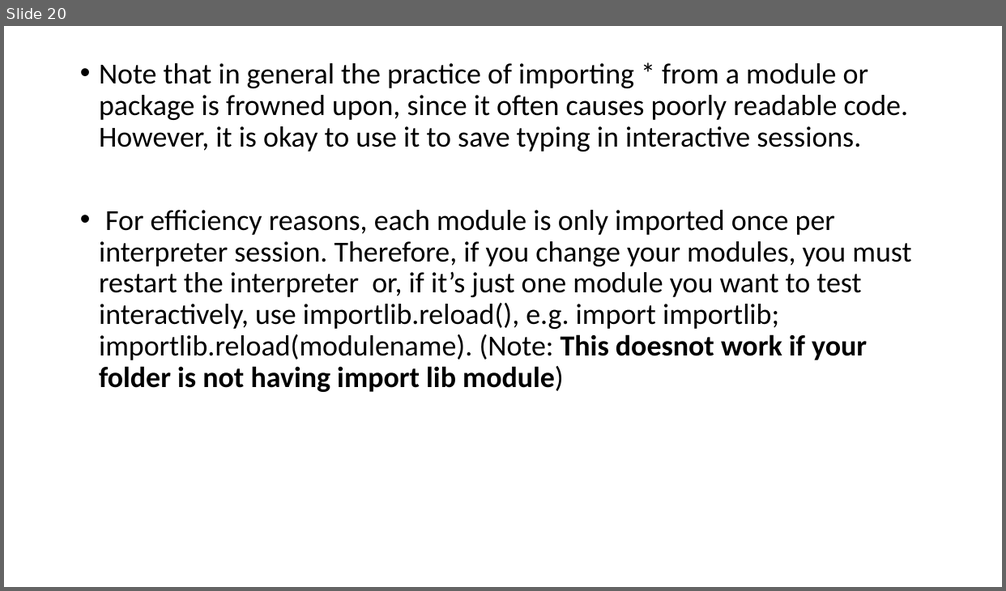
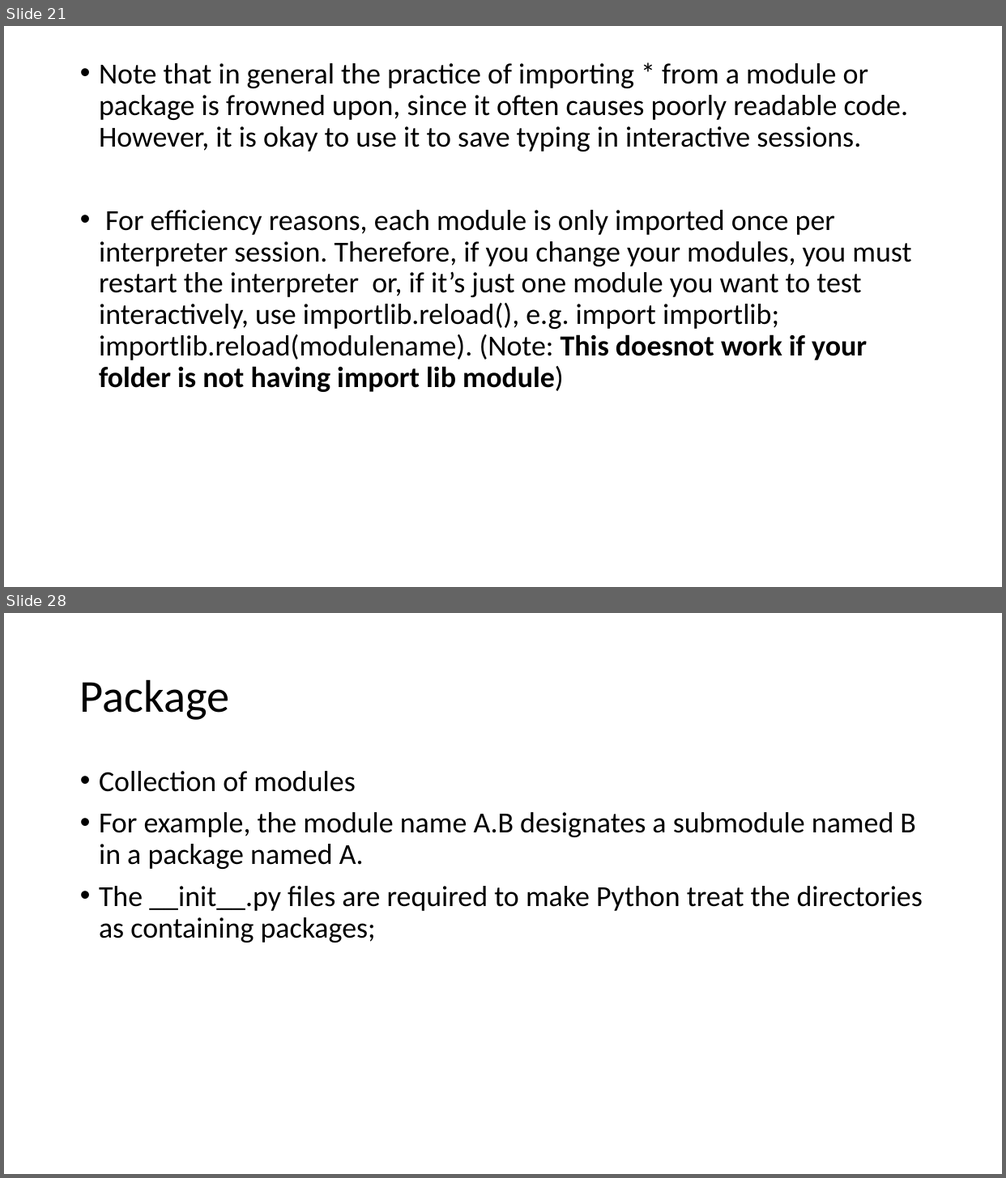
Before and after one commit to harry1180/python_basics, a slide deck: Python Basics Cntd.pptx. Shown one above the other, each under a label of ours: slide 20 before the commit, slides 21 and 28 after it; the slides between them are not shown. The pictures are 1006x591 and 1006x1178 pixels, drawn with LibreOffice and Linux fonts; fonts in the diff are those of the drawing. Boxes give left, top, right and bottom in pixels: in the first picture for what was removed or moved away, otherwise in the second. Text is boxed around its words. In the diff, an @@ line names an element or a change of style, - is before the commit and + after.

```diff
--- a/Python Basics Cntd.pptx
+++ b/Python Basics Cntd.pptx
@@ slide 28 added at <box>4,613,1002,1174</box>, background #FFFFFF @@
@@ title added at <box>80,679,230,720</box>, 44 pt, text #000000 @@
+Package
@@ text added at <box>99,771,923,943</box>, 28 pt, text #000000 @@
+• Collection of modules
+• For example, the module name A.B designates a submodule named B in a package named A.
+• The __init__.py files are required to make Python treat the directories as containing packages;
@@ what was slide 20 is now slide 21 @@
```
Also in this commit, not shown: 1 slide changed, 7 other slides added, 7 other files.
